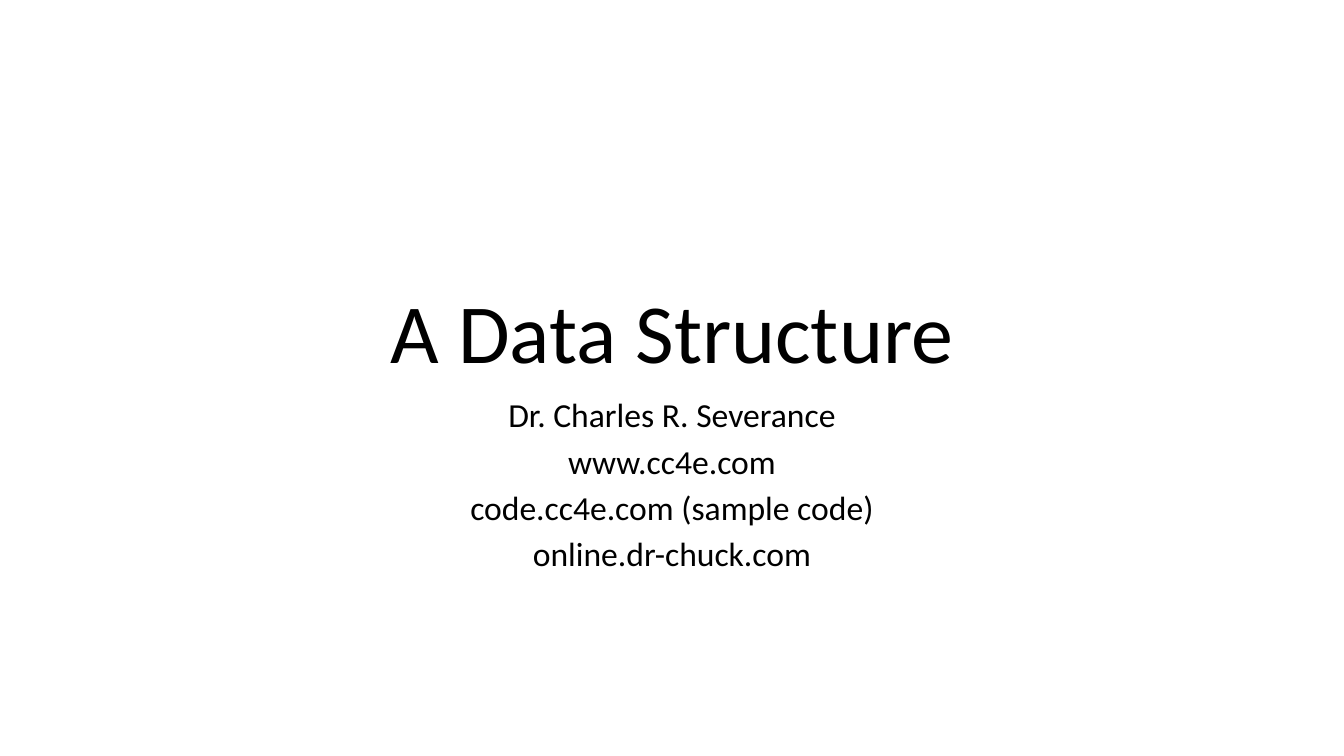
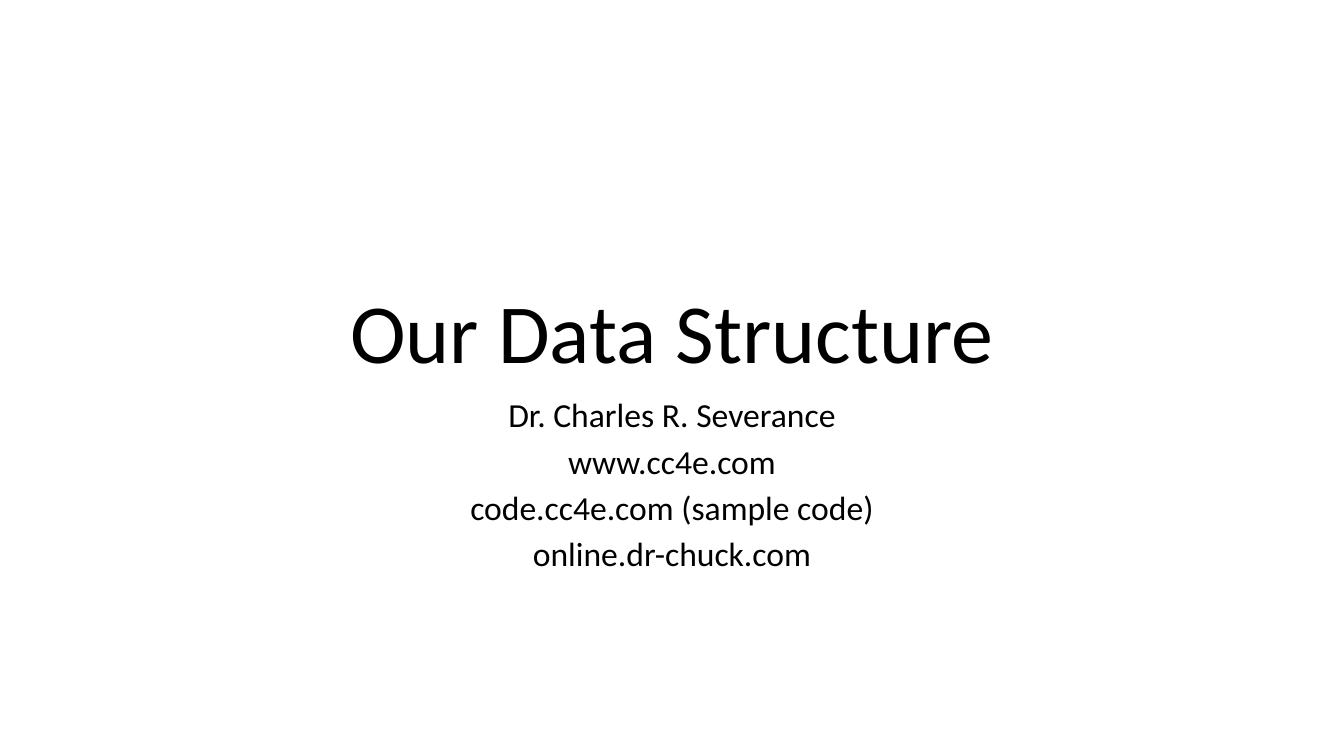
Before and after one commit to csev/cc4e, a slide deck: slide 1 of lectures/CC-04-Data-Structure.pptx. Drawn at 1344x756 pixels with LibreOffice and Linux fonts; fonts in the diff are those of the drawing. Boxes give left, top, right and bottom in pixels: in the first picture for what was removed or moved away, otherwise in the second. Text is boxed around its words. In the diff, an @@ line names an element or a change of style, - is before the commit and + after.

```diff
--- a/lectures/CC-04-Data-Structure.pptx
+++ b/lectures/CC-04-Data-Structure.pptx
@@ title at [350,308,993,364]: text changed @@
-A Data Structure
+Our Data Structure
```
Also in this commit, not shown: 2 other slides changed, 5 slides added, 1 other file.
